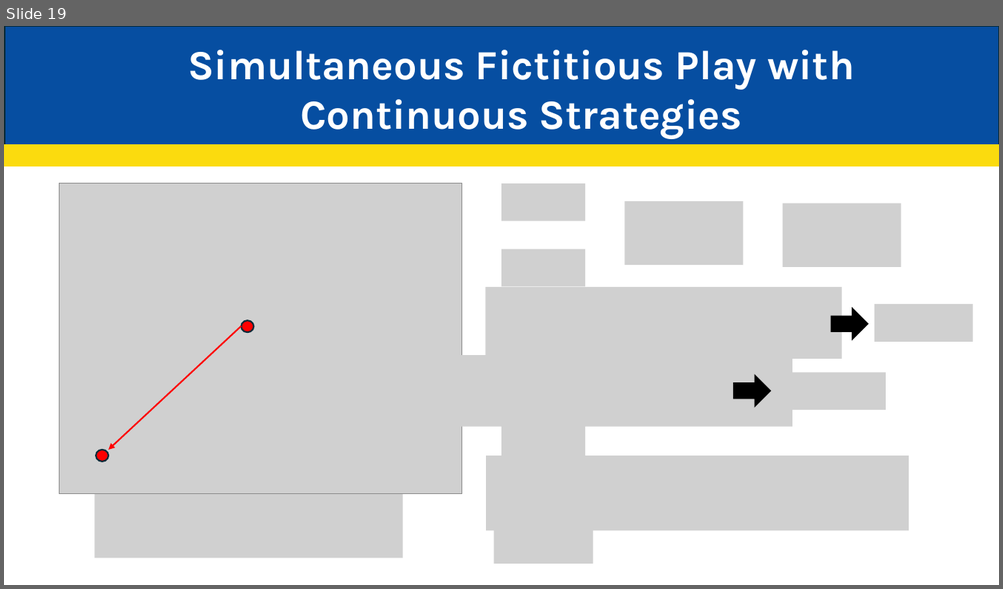
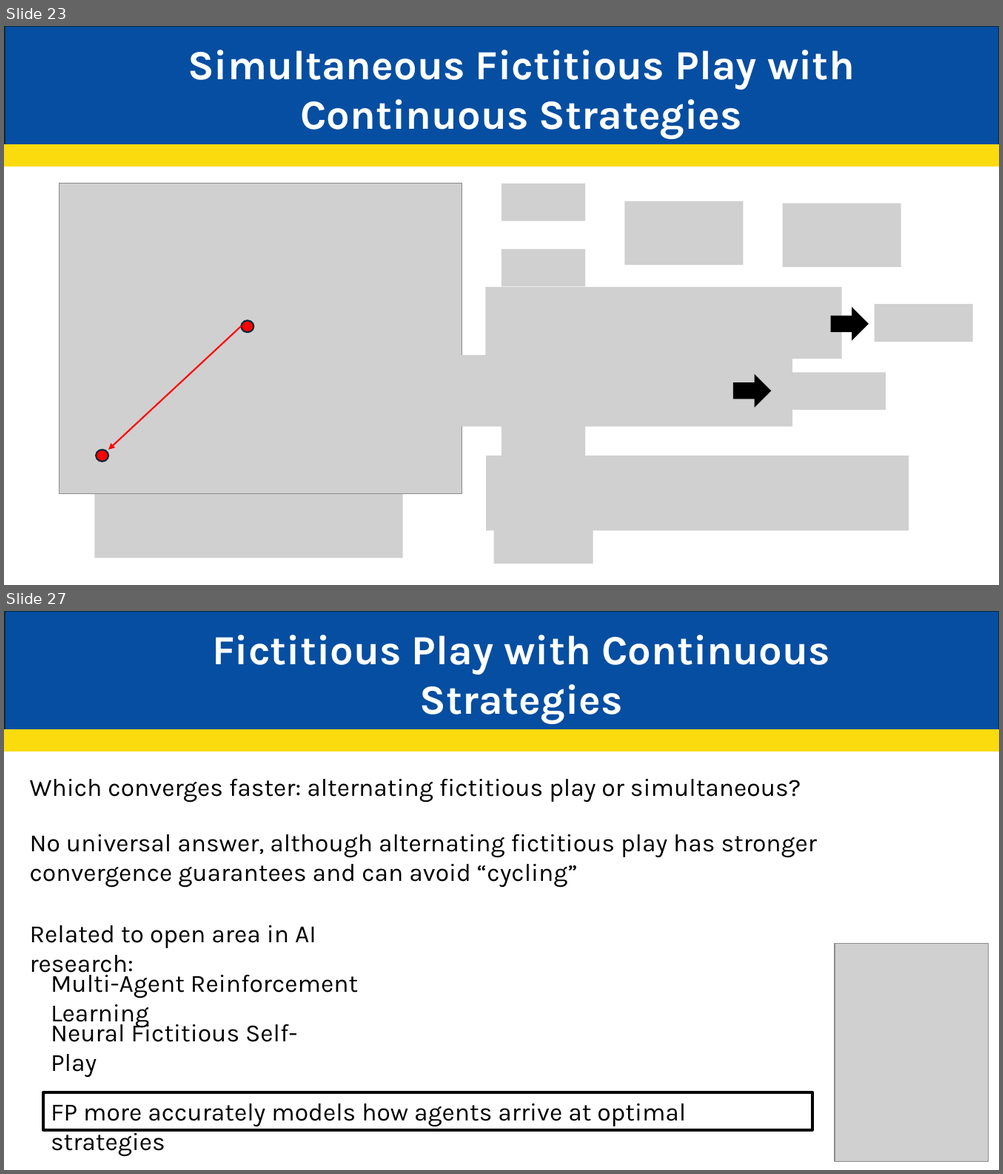
Before and after one commit to JakeCisc210/Candidacy, a slide deck: Reading Course/Presentations/Game Theory Nine.pptx. Shown one above the other, each under a label of ours: slide 19 before the commit, slides 23 and 27 after it; the slides between them are not shown. The pictures are 1003x589 and 1003x1174 pixels, drawn with LibreOffice and Linux fonts; fonts in the diff are those of the drawing; grey boxes stand for pictures. Boxes give left, top, right and bottom in pixels: in the first picture for what was removed or moved away, otherwise in the second. Text is boxed around its words. In the diff, an @@ line names an element or a change of style, - is before the commit and + after.

```diff
--- a/Reading Course/Presentations/Game Theory Nine.pptx
+++ b/Reading Course/Presentations/Game Theory Nine.pptx
@@ slide 27 added at (4,611,999,1170), background #FFFFFF @@
@@ rectangle added at (5,611,999,730), fill #064EA1, outline #092A39 1.5 pt @@
@@ text added at (212,635,830,724), 40 pt, text #FFFFFF, bold @@
+Fictitious Play with Continuous Strategies
@@ rectangle added at (4,730,999,751), fill #FBDB0E, outline #FBDB0E 1.5 pt @@
@@ text added at (30,779,801,803), 24 pt, text #000000 @@
+Which converges faster: alternating fictitious play or simultaneous?
@@ text added at (30,834,817,888), 24 pt, text #000000 @@
+No universal answer, although alternating fictitious play has stronger convergence guarantees and can avoid “cycling”
@@ text added at (30,925,316,979), 24 pt, text #000000 @@
+Related to open area in AI research:
@@ picture added at (834,944,988,1162) @@
@@ text added at (51,970,358,1028), 24 pt, text #000000 @@
+Multi-Agent Reinforcement Learning
@@ text added at (51,1019,297,1078), 24 pt, text #000000 @@
+Neural Fictitious Self-Play
@@ rectangle added at (43,1093,812,1130), outline #000000 3 pt, 24 pt, text #000000 @@
+FP more accurately models how agents arrive at optimal strategies
@@ what was slide 19 is now slide 23 @@
```
Also in this commit, not shown: 2 slides changed, 11 other slides added, 5 other files.
